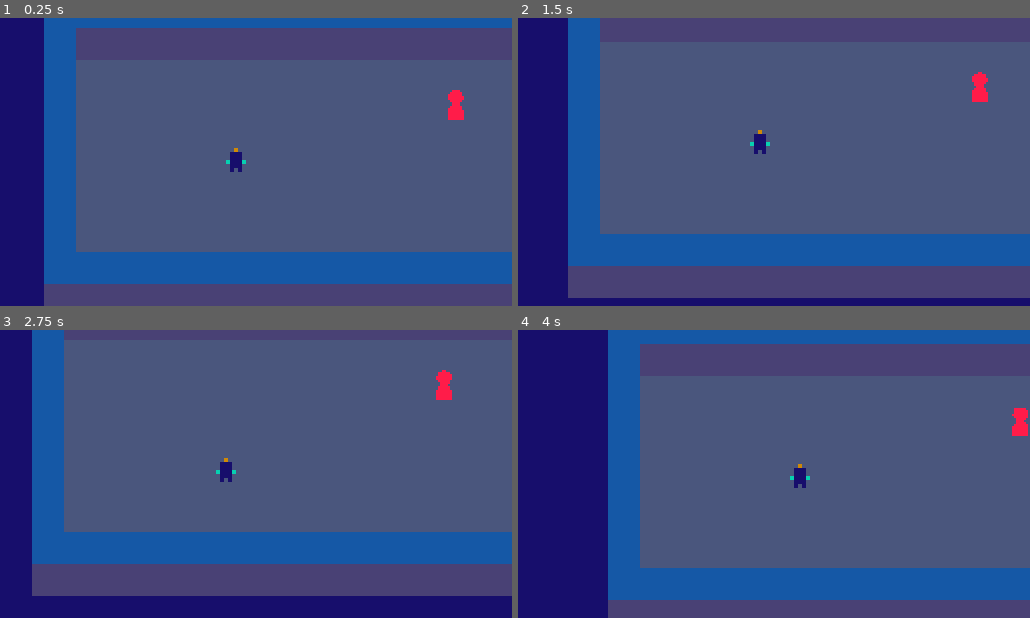
Above: before the commit, frames 1-4 (two rows, left to right).
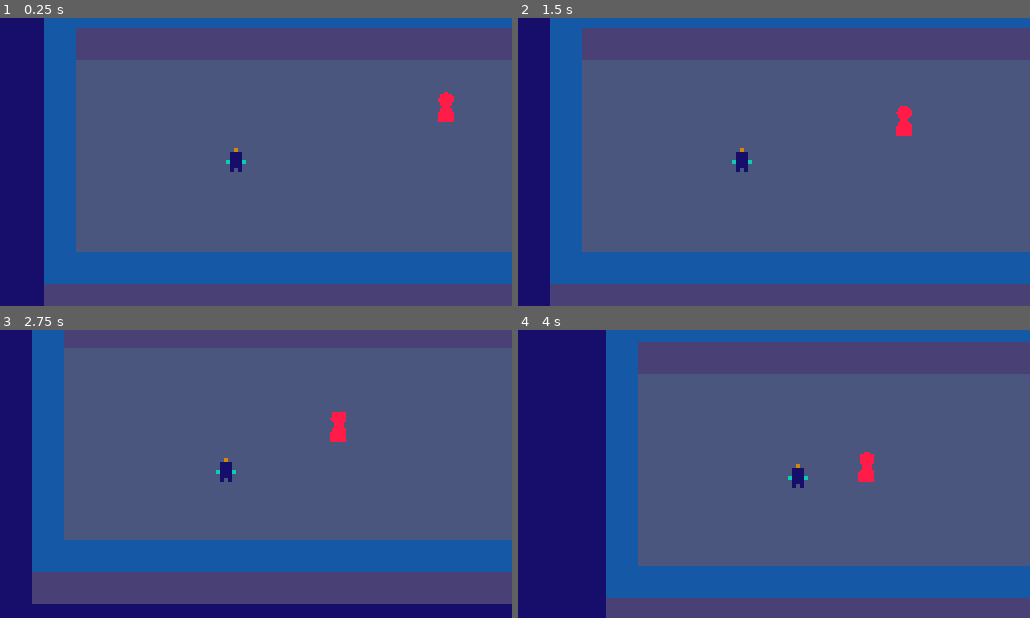
Above: after the commit, the same moments.

Repository: Protiuns/projeto-mvp
Game: Godot game, scene res://Fazes/arena_batalha.tscn
Two runs of this game, one before a commit and one after it. Both use one fixed random seed, a clock stepped at 60 frames per second and the inputs below. This scene is started directly instead of the project's main scene.
Inputs:
- Up to frame 1 (0.25 s): no input
- Up to frame 2 (1.5 s): hold D (Direita) 0.53-1.28 s; hold J (Ataque) 0.53-1.28 s; hold S (Baixo) from 1.28 s (still down); tap J (Ataque) at 1.35 s
- Up to frame 3 (2.75 s): release S (Baixo) at 2.03 s; hold D (Direita) from 2.03 s (still down); hold J (Ataque) from 2.03 s (still down)
- Up to frame 4 (4 s): release D (Direita) at 2.78 s; release J (Ataque) at 2.78 s; hold W (Cima) 2.78-3.53 s; tap J (Ataque) at 2.85 s; hold A (Esquerda) from 3.53 s (still down); hold J (Ataque) from 3.53 s (still down)

The runs differ from the first frame. In frame 1, 0.4% of the frame differs, in the area x 85-91%, y 25-37%; in frame 2, 23%, in the area x 6-100%, y 0-100%; in frame 3, 8.2%; in frame 4, 2.9%.

Commit message:
primeiro inimigo vem

Diff:
--- a/Fazes/arena_batalha.tscn
+++ b/Fazes/arena_batalha.tscn
@@ -1,9 +1,10 @@
-[gd_scene load_steps=7 format=3 uid="uid://dwfymfopthuo5"]
+[gd_scene load_steps=8 format=3 uid="uid://dwfymfopthuo5"]
 
 [ext_resource type="Texture2D" uid="uid://4y8stctxy2hs" path="res://Imagens/Assets/TilesTemporários.png" id="1_4xnuh"]
 [ext_resource type="PackedScene" uid="uid://b6spunkmdm5tb" path="res://Prefabs/Jogador/jogador.tscn" id="1_p7jko"]
 [ext_resource type="PackedScene" uid="uid://khvd146htalo" path="res://Prefabs/Camera/controle_de_camera.tscn" id="2_esors"]
 [ext_resource type="PackedScene" uid="uid://dp6nt4gk7l1iw" path="res://Prefabs/Monstros/monstro_caçar.tscn" id="4_7n4ji"]
+[ext_resource type="Script" path="res://Scripts/Monstros/monstro_caçar.gd" id="5_b5aun"]
 
 [sub_resource type="TileSetAtlasSource" id="TileSetAtlasSource_5lrfj"]
 texture = ExtResource("1_4xnuh")
@@ -117,5 +118,7 @@
 format = 2
 layer_0/tile_data = PackedInt32Array(0, 327680, 2, 1, 327680, 2, 2, 327680, 2, 3, 327680, 2, 4, 327680, 2, 5, 327680, 2 …(36622 unchanged characters)…
 
-[node name="MonstroCaçar" parent="." instance=ExtResource("4_7n4ji")]
+[node name="MonstroCaçar" parent="." node_paths=PackedStringArray("alvo") instance=ExtResource("4_7n4ji")]
 position = Vector2(206, 53)
+script = ExtResource("5_b5aun")
+alvo = NodePath("../Jogador")
--- a/Scripts/Jogador/Jogador.gd
+++ b/Scripts/Jogador/Jogador.gd
@@ -20,7 +20,7 @@
 			move_and_slide()
 		maquinaEstados.estados.Atacando:
 			AtualizarVelocidade()
-			OrientarDirecao()
+
 			PodeMachucar()
 		maquinaEstados.estados.Machucado:
 			AtualizarVelocidade()
--- /dev/null
+++ b/Scripts/Monstros/monstro_caçar.gd
@@ -0,0 +1,16 @@
+extends CharacterBody2D
+
+@export var alvo = CharacterBody2D
+var direcaoAlvo = Vector2.ZERO
+var velocidade = 20
+
+func _physics_process(delta):
+	ProcurarAlvo()
+	Seguir()
+	move_and_slide()
+
+func ProcurarAlvo():
+	direcaoAlvo = alvo.position - position
+	direcaoAlvo = direcaoAlvo.normalized()
+func Seguir():
+	velocity = direcaoAlvo * velocidade
